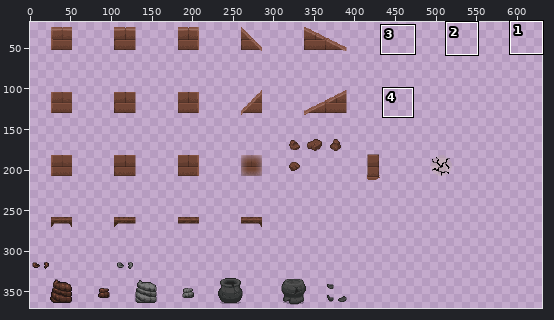
Sprite sheet -- resources/gfx/fakegrid/tutorial.png. The picture above shows the old version from afar; the outline marks the close-up.
Close-up. Old version:
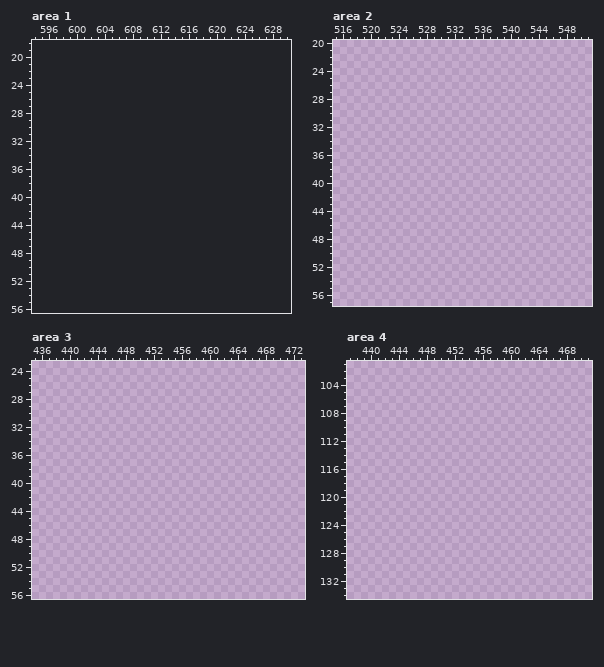
The file is 572x390 pixels. Pixels under 10% opacity are left out. Colours within 5 levels of each other are drawn and written as one. Shown: area 1: x 594..630, y 18..56; area 2: x 515..551, y 20..57; area 3: x 435..473, y 23..56; area 4: x 437..471, y 101..134. The old version is drawn lined up with the new one, on the new canvas. The wide view leaves out empty margins. The commit also changed other parts of the picture, which this record leaves out.
And afterwards:
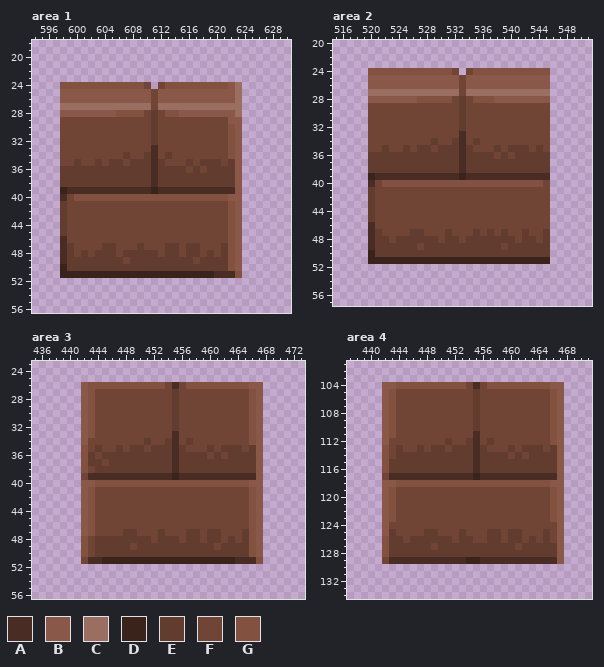
Palette (. is transparent): A #492d24  B #895849  C #9a6f62  D #39231b  E #613c2f  F #704536  G #835140
Change:
canvas 572x390 -> 742x390
Changed rows in their new state; - is an unchanged pixel.
Area 1:
first column x 598:
24 GGGGGGGGGGGGF-FGGGGGGGGGBC
25 BBBBBBBBBBBBBFBBBBBBBBBBBC
26 BBBBBBBBBBBBBFBBBBBBBBBBBC
27 CCCCCCCCCCCCCFCCCCCCCCCCCC
28 BBBBBBBBGGGGFEFGGBBBBBBBBC
29 FFFFFFFFFFFFFEFFFFFFFFFFBB
30 FFFFFFFFFFFFFEFFFFFFFFFFGB
31 FFFFFFFFFFFFFEFFFFFFFFFFGB
32 FFFFFFFFFFFFFEFFFFFFFFFFGB
33 FFFFFFFFFFFFFAFFFFFFFFFFGB
34 FFFFFFFFFEFFEAFEFFFFFFFFGB
35 FFEFFEFEEFEEEAEFFFEFEEEFEB
36 EEEEEEEEEEEEEAEEEEFEFEEEEB
37 EEEEEEEEEEEEEAEEEEEEEEEEEB
38 EEEEEEEEEEEEEAEEEEEEEEEEEB
39 DAAAAAAAAAAAADAAAAAAAAAAAB
40 AFGGGGGGGGGGGGGGGGGGGGGGBB
41 EFFFFFFFFFFFFFFFFFFFFFFFGB
42 EFFFFFFFFFFFFFFFFFFFFFFFGB
43 EFFFFFFFFFFFFFFFFFFFFFFFGB
44 EFFFFFFFFFFFFFFFFFFFFFFFGB
45 EFFFFFFFFFFFFFFFFFFFFFFFGB
46 AFFFFFFFFFFFFFFFFFFFFFFFGB
47 AEFFFFEEFFFEFFFEEFEEFFFEGB
48 AEFEFEEEFEEEEEFEEFEEFEFEGB
49 AEEEEEEEEFEEEEEEEEEFEEEEGB
50 DEEEEEEEEEEEEEEEEEEEEEEEGB
51 DDDDDDDDDDDDDDDDDDDDDDAAAG
Area 2:
first column x 520:
24 GGGGGGGGGGGGF-FGGGGGGGGGGG
25 BBBBBBBBBBBBBFBBBBBBBBBBBB
26 BBBBBBBBBBBBBFBBBBBBBBBBBB
27 CCCCCCCCCCCCCFCCCCCCCCCCCC
28 BBBBBBBGGGGGFEFGGGBBBBBBBB
29 FFFFFFFFFFFFFEFFFFFFFFFFFF
30 FFFFFFFFFFFFFEFFFFFFFFFFFF
31 FFFFFFFFFFFFFEFFFFFFFFFFFF
32 FFFFFFFFFFFFFEFFFFFFFFFFFF
33 FFFFFFFFFFFFFAFFFFFFFFFFFF
34 FFFFFFFFFEFFEAFEFFFFFFFFFF
35 FFEFFEFEEFEEEAEFFFEFEEEFEF
36 EEEEEEEEEEEEEAEEEEFEFEEEEE
37 EEEEEEEEEEEEEAEEEEEEEEEEEE
38 EEEEEEEEEEEEEAEEEEEEEEEEEE
39 DAAAAAAAAAAAADAAAAAAAAAAAA
40 AFGGGGGGGGGGGGGGGGGGGGGGGF
41 EFFFFFFFFFFFFFFFFFFFFFFFFF
42 EFFFFFFFFFFFFFFFFFFFFFFFFF
43 EFFFFFFFFFFFFFFFFFFFFFFFFF
44 EFFFFFFFFFFFFFFFFFFFFFFFFF
45 EFFFFFFFFFFFFFFFFFFFFFFFFF
46 AFFFFFFFFFFFFFFFFFFFFFFFFF
47 AEFFFFEEFFFEFFFEFEFEFFEFFE
48 AEEFEEEEEEFEEFEEEEEEEFEEFE
49 AEEEEEEFEEEEEEEEEEEFEEEEEE
50 DEEEEEEEEEEEEEEEEEEEEEEEEE
51 DDDDDDDDDDDDDDDDDDDDDDDDDD
Area 3:
first column x 442:
26 BGGGGGGGGGGGFAFGGGGGGGGGBB
27 BGFFFFFFFFFFFEFFFFFFFFFFGB
28 BGFFFFFFFFFFFEFFFFFFFFFFGB
29 BGFFFFFFFFFFFEFFFFFFFFFFGB
30 BGFFFFFFFFFFFEFFFFFFFFFFGB
31 BGFFFFFFFFFFFEFFFFFFFFFFGB
32 BGFFFFFFFFFFFEFFFFFFFFFFGB
33 BGFFFFFFFFFFFAFFFFFFFFFFGB
34 BFFFFFFFFEFFEAFEFFFFFFFFGB
35 GFEFFEFEEFEEEAEFFFEFEEEFEB
36 GEFEEEEEEEEEEAEEEEFEFEEEEB
37 GEEFEEEEEEEEEAEEEEEEEEEEEB
38 GFEEEEEEEEEEEAEEEEEEEEEEEB
39 FAAAAAAAAAAAADAAAAAAAAAAAB
40 BBGGGGGGGGGGGGGGGGGGGGGGBB
41 BGFFFFFFFFFFFFFFFFFFFFFFGB
42 BGFFFFFFFFFFFFFFFFFFFFFFGB
43 BGFFFFFFFFFFFFFFFFFFFFFFGB
44 BGFFFFFFFFFFFFFFFFFFFFFFGB
45 BGFFFFFFFFFFFFFFFFFFFFFFGB
46 BGFFFFFFFFFFFFFFFFFFFFFFGB
47 BGFFFFEEFFFEFFFEEFEEFFFEGB
48 GFEEEEEEEEFEEEFEEFEEFEFEGB
49 GFEEEEEFEEEEEEEEEEEFEEEEGB
50 GFEEEEEEEEEEEEEEEEEEEEEEGB
51 FAADDDDDDDDDDDDDDDDDDDAAAG
Area 4:
first column x 442:
104 BBGGGGGGGGGGFAFGGGGGGGGGBB
105 BGFFFFFFFFFFFEFFFFFFFFFFGB
106 BGFFFFFFFFFFFEFFFFFFFFFFGB
107 BGFFFFFFFFFFFEFFFFFFFFFFGB
108 BGFFFFFFFFFFFEFFFFFFFFFFGB
109 BGFFFFFFFFFFFEFFFFFFFFFFGB
110 BGFFFFFFFFFFFEFFFFFFFFFFGB
111 BGFFFFFFFFFFFAFFFFFFFFFFGB
112 BFFFFFFFFEFFEAFEFFFFFFFFGB
113 GFEFFEFEEFEEEAEFFFEFEEEFEB
114 GFEEEEEEEEEEEAEEEEFEFEEEEB
115 GEEEEEEEEEEEEAEEEEEEEEEEEB
116 GEEEEEEEEEEEEAEEEEEEEEEEEB
117 FAAAAAAAAAAAADAAAAAAAAAAAB
118 BBGGGGGGGGGGGGGGGGGGGGGGBB
119 BGFFFFFFFFFFFFFFFFFFFFFFGB
120 BGFFFFFFFFFFFFFFFFFFFFFFGB
121 BGFFFFFFFFFFFFFFFFFFFFFFGB
122 BGFFFFFFFFFFFFFFFFFFFFFFGB
123 BGFFFFFFFFFFFFFFFFFFFFFFGB
124 BFFFFFFFFFFFFFFFFFFFFFFFFB
125 BEFFFFEEFFFEFFFEEFEEFFFEFB
126 GEEFEEEEEEFEEFFEEFEEFEFEFB
127 GEEEEEEFEEEEEEEEEEEFEEEEEB
128 GEEEEEEEEEEEEEEEEEEEEEEEEB
129 FAAAAAAAAAAADDAAAAAAAAAAAB
